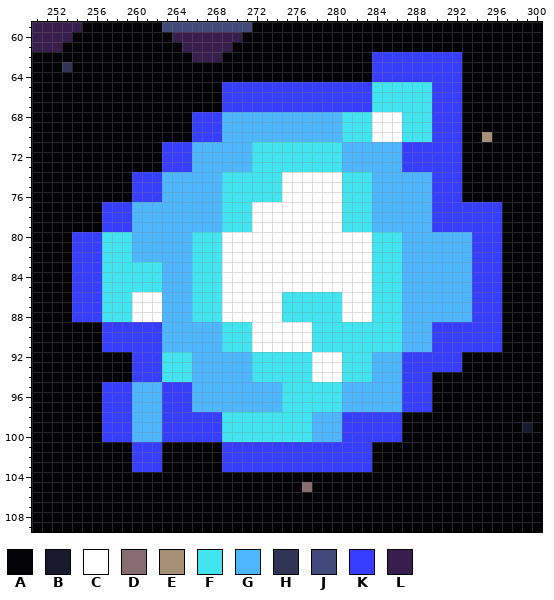
Two states of a pixel-art file, mockup/screen.aseprite. Above, as it was before the edit.
480x270 pixels, 1 frame. Colours within 5 levels of each other are drawn and written as one. Shown: x 250..300, y 59..109. The commit also changed other parts of the picture, which this record leaves out.
Visible layers, top first: "VFX", "Ships", "HUD content", "Reactor", "Helm", "Dimming", "Background".
Palette (. is transparent): A #040407  B #1a1a2e  C #ffffff  D #876c71  E #a59075  F #42e4ef  G #4db6ff  H #313455  J #414a7b  K #373dff  L #381e4d
Pixels before, first column x 250:
 59 LLLLLAAAAAAAAJJJJJJJJJAAAAAAAAAAAAAAAAAAAAAAAAAAAAA
 60 LLLLAAAAAAAAAALLLLLLLAAAAAAAAAAAAAAAAAAAAAAAAAAAAAA
 61 LLLAAAAAAAAAAAALLLLLAAAAAAAAAAAAAAAAAAAAAAAAAAAAAAA
 62 AAAAAAAAAAAAAAAALLLAAAAAAAAAAAAAAAKKKKKKKKKAAAAAAAA
 63 AAAHAAAAAAAAAAAAAAAAAAAAAAAAAAAAAAKKKKKKKKKAAAAAAAA
 64 AAAAAAAAAAAAAAAAAAAAAAAAAAAAAAAAAAKKKKKKKKKAAAAAAAA
 65 AAAAAAAAAAAAAAAAAAAKKKKKKKKKKKKKKKFFFFFFKKKAAAAAAAA
 66 AAAAAAAAAAAAAAAAAAAKKKKKKKKKKKKKKKFFFFFFKKKAAAAAAAA
 67 AAAAAAAAAAAAAAAAAAAKKKKKKKKKKKKKKKFFFFFFKKKAAAAAAAA
 68 AAAAAAAAAAAAAAAAKKKGGGGGGGGGGGGFFFCCCFFFKKKAAAAAAAA
 69 AAAAAAAAAAAAAAAAKKKGGGGGGGGGGGGFFFCCCFFFKKKAAAAAAAA
 70 AAAAAAAAAAAAAAAAKKKGGGGGGGGGGGGFFFCCCFFFKKKAAEAAAAA
 71 AAAAAAAAAAAAAKKKGGGGGGFFFFFFFFFGGGGGGKKKKKKAAAAAAAA
 72 AAAAAAAAAAAAAKKKGGGGGGFFFFFFFFFGGGGGGKKKKKKAAAAAAAA
 73 AAAAAAAAAAAAAKKKGGGGGGFFFFFFFFFGGGGGGKKKKKKAAAAAAAA
 74 AAAAAAAAAAKKKGGGGGGFFFFFFCCCCCCFFFGGGGGGKKKAAAAAAAA
 75 AAAAAAAAAAKKKGGGGGGFFFFFFCCCCCCFFFGGGGGGKKKAAAAAAAA
 76 AAAAAAAAAAKKKGGGGGGFFFFFFCCCCCCFFFGGGGGGKKKAAAAAAAA
 77 AAAAAAAKKKGGGGGGGGGFFFCCCCCCCCCFFFGGGGGGKKKKKKKAAAA
 78 AAAAAAAKKKGGGGGGGGGFFFCCCCCCCCCFFFGGGGGGKKKKKKKAAAA
 79 AAAAAAAKKKGGGGGGGGGFFFCCCCCCCCCFFFGGGGGGKKKKKKKAAAA
 80 AAAAKKKFFFGGGGGGFFFCCCCCCCCCCCCCCCFFFGGGGGGGKKKAAAA
 81 AAAAKKKFFFGGGGGGFFFCCCCCCCCCCCCCCCFFFGGGGGGGKKKAAAA
 82 AAAAKKKFFFGGGGGGFFFCCCCCCCCCCCCCCCFFFGGGGGGGKKKAAAA
 83 AAAAKKKFFFFFFGGGFFFCCCCCCCCCCCCCCCFFFGGGGGGGKKKAAAA
 84 AAAAKKKFFFFFFGGGFFFCCCCCCCCCCCCCCCFFFGGGGGGGKKKAAAA
 85 AAAAKKKFFFFFFGGGFFFCCCCCCCCCCCCCCCFFFGGGGGGGKKKAAAA
 86 AAAAKKKFFFCCCGGGFFFCCCCCCFFFFFFCCCFFFGGGGGGGKKKAAAA
 87 AAAAKKKFFFCCCGGGFFFCCCCCCFFFFFFCCCFFFGGGGGGGKKKAAAA
 88 AAAAKKKFFFCCCGGGFFFCCCCCCFFFFFFCCCFFFGGGGGGGKKKAAAA
 89 AAAAAAAKKKKKKGGGGGGFFFCCCCCCFFFFFFFFFGGGKKKKKKKAAAA
 90 AAAAAAAKKKKKKGGGGGGFFFCCCCCCFFFFFFFFFGGGKKKKKKKAAAA
 91 AAAAAAAKKKKKKGGGGGGFFFCCCCCCFFFFFFFFFGGGKKKKKKKAAAA
 92 AAAAAAAAAAKKKFFFGGGGGGFFFFFFCCCFFFGGGKKKKKKAAAAAAAA
 93 AAAAAAAAAAKKKFFFGGGGGGFFFFFFCCCFFFGGGKKKKKKAAAAAAAA
 94 AAAAAAAAAAKKKFFFGGGGGGFFFFFFCCCFFFGGGKKKAAAAAAAAAAA
 95 AAAAAAAKKKGGGKKKGGGGGGGGGFFFFFFGGGGGGKKKAAAAAAAAAAA
 96 AAAAAAAKKKGGGKKKGGGGGGGGGFFFFFFGGGGGGKKKAAAAAAAAAAA
 97 AAAAAAAKKKGGGKKKGGGGGGGGGFFFFFFGGGGGGKKKAAAAAAAAAAA
 98 AAAAAAAKKKGGGKKKKKKFFFFFFFFFGGGKKKKKKAAAAAAAAAAAAAA
 99 AAAAAAAKKKGGGKKKKKKFFFFFFFFFGGGKKKKKKAAAAAAAAAAAABA
100 AAAAAAAKKKGGGKKKKKKFFFFFFFFFGGGKKKKKKAAAAAAAAAAAAAA
101 AAAAAAAAAAKKKAAAAAAKKKKKKKKKKKKKKKAAAAAAAAAAAAAAAAA
102 AAAAAAAAAAKKKAAAAAAKKKKKKKKKKKKKKKAAAAAAAAAAAAAAAAA
103 AAAAAAAAAAKKKAAAAAAKKKKKKKKKKKKKKKAAAAAAAAAAAAAAAAA
104 AAAAAAAAAAAAAAAAAAAAAAAAAAAAAAAAAAAAAAAAAAAAAAAAAAA
105 AAAAAAAAAAAAAAAAAAAAAAAAAAADAAAAAAAAAAAAAAAAAAAAAAA
106 AAAAAAAAAAAAAAAAAAAAAAAAAAAAAAAAAAAAAAAAAAAAAAAAAAA
107 AAAAAAAAAAAAAAAAAAAAAAAAAAAAAAAAAAAAAAAAAAAAAAAAAAA
108 AAAAAAAAAAAAAAAAAAAAAAAAAAAAAAAAAAAAAAAAAAAAAAAAAAA
109 AAAAAAAAAAAAAAAAAAAAAAAAAAAAAAAAAAAAAAAAAAAAAAAAAAA
Once edited:
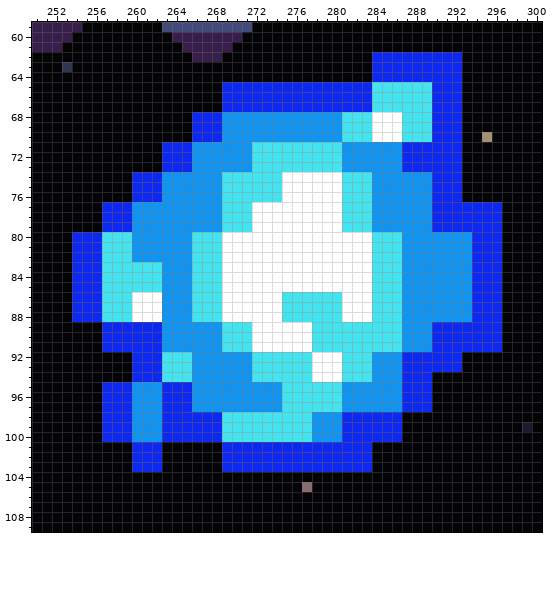
Edits made:
colour G: #4db6ff -> #0e95f3
colour K: #373dff -> #0e28f3
